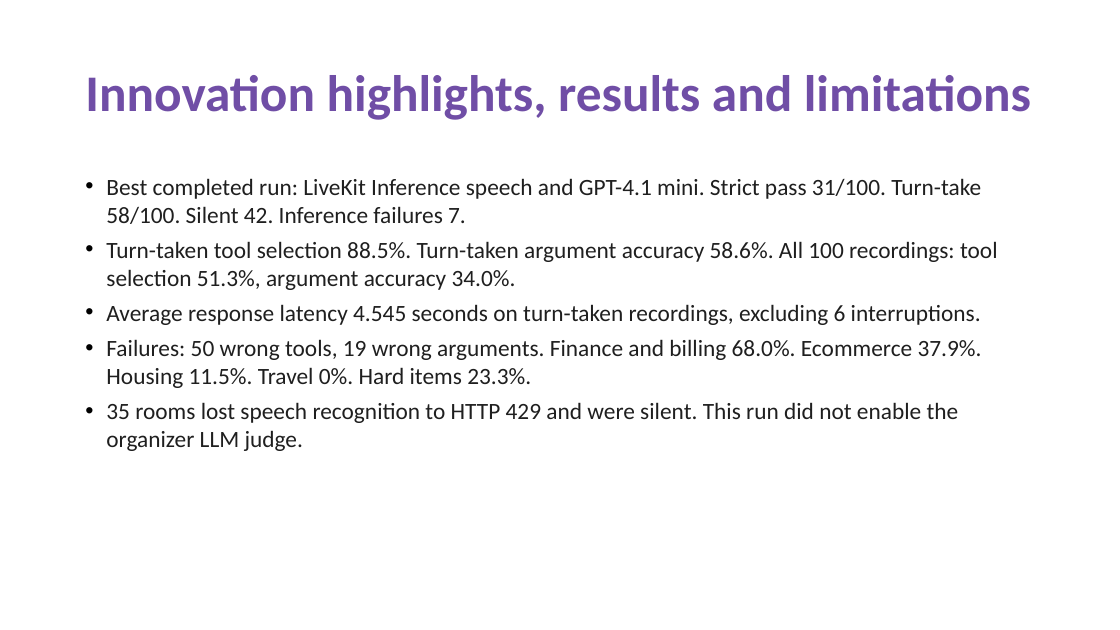
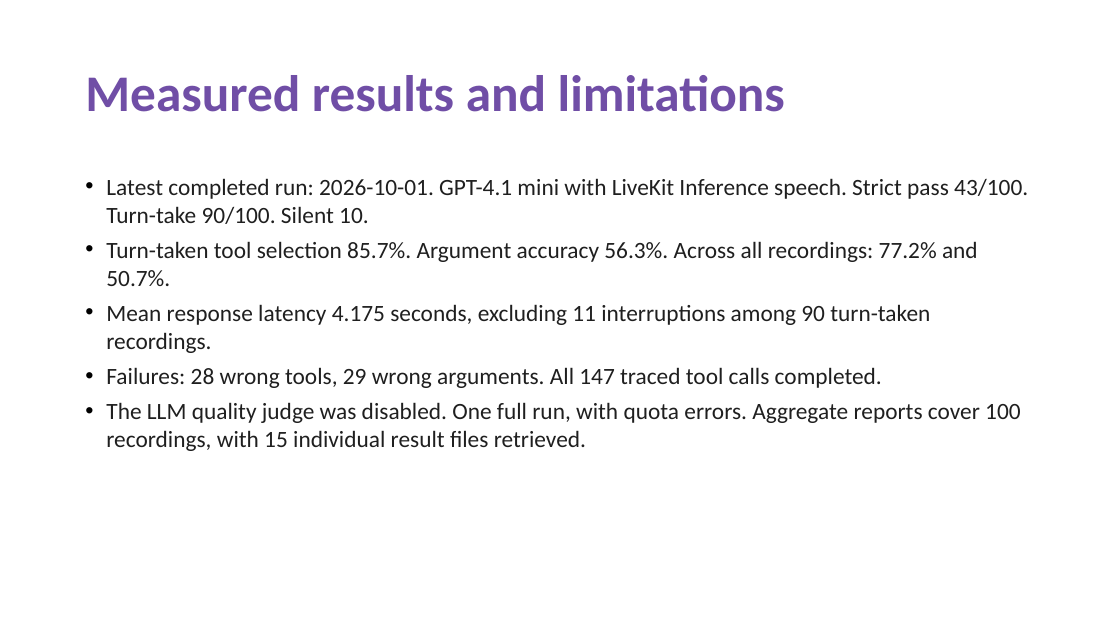
Before and after one commit to AdityaVKochar/Interra, a slide deck: slide 8 of docs/Interra_Theme05.pptx. Drawn at 1120x630 pixels with LibreOffice and Linux fonts; fonts in the diff are those of the drawing. Boxes give left, top, right and bottom in pixels: in the first picture for what was removed or moved away, otherwise in the second. Text is boxed around its words. In the diff, an @@ line names an element or a change of style, - is before the commit and + after.

Commit message:
Use twelve-slide presentation with latest benchmark results

```diff
--- a/docs/Interra_Theme05.pptx
+++ b/docs/Interra_Theme05.pptx
@@ title at box(85, 75, 785, 112): text changed @@
-Innovation highlights, results and limitations
+Measured results and limitations
@@ text at box(106, 178, 1028, 451): text changed @@
-• Best completed run: LiveKit Inference speech and GPT-4.1 mini. Strict pass 31/100. Turn-take 58/100. Silent 42. Inference failures 7.
-• Turn-taken tool selection 88.5%. Turn-taken argument accuracy 58.6%. All 100 recordings: tool selection 51.3%, argument accuracy 34.0%.
-• Average response latency 4.545 seconds on turn-taken recordings, excluding 6 interruptions.
-• Failures: 50 wrong tools, 19 wrong arguments. Finance and billing 68.0%. Ecommerce 37.9%. Housing 11.5%. Travel 0%. Hard items 23.3%.
-• 35 rooms lost speech recognition to HTTP 429 and were silent. This run did not enable the organizer LLM judge.
+• Latest completed run: 2026-10-01. GPT-4.1 mini with LiveKit Inference speech. Strict pass 43/100. Turn-take 90/100. Silent 10.
+• Turn-taken tool selection 85.7%. Argument accuracy 56.3%. Across all recordings: 77.2% and 50.7%.
+• Mean response latency 4.175 seconds, excluding 11 interruptions among 90 turn-taken recordings.
+• Failures: 28 wrong tools, 29 wrong arguments. All 147 traced tool calls completed.
+• The LLM quality judge was disabled. One full run, with quota errors. Aggregate reports cover 100 recordings, with 15 individual result files retrieved.
```
Also in this commit, not shown: 1 other slide changed, 11 other files.
